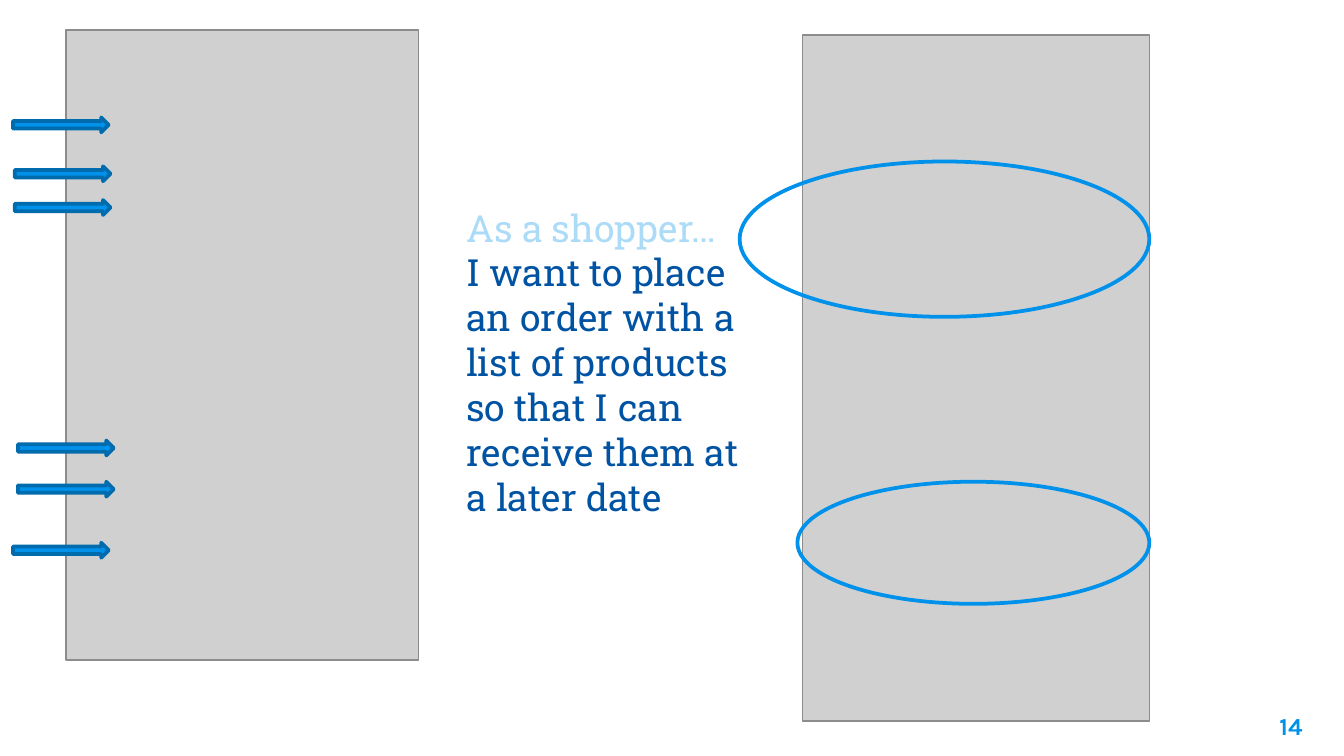
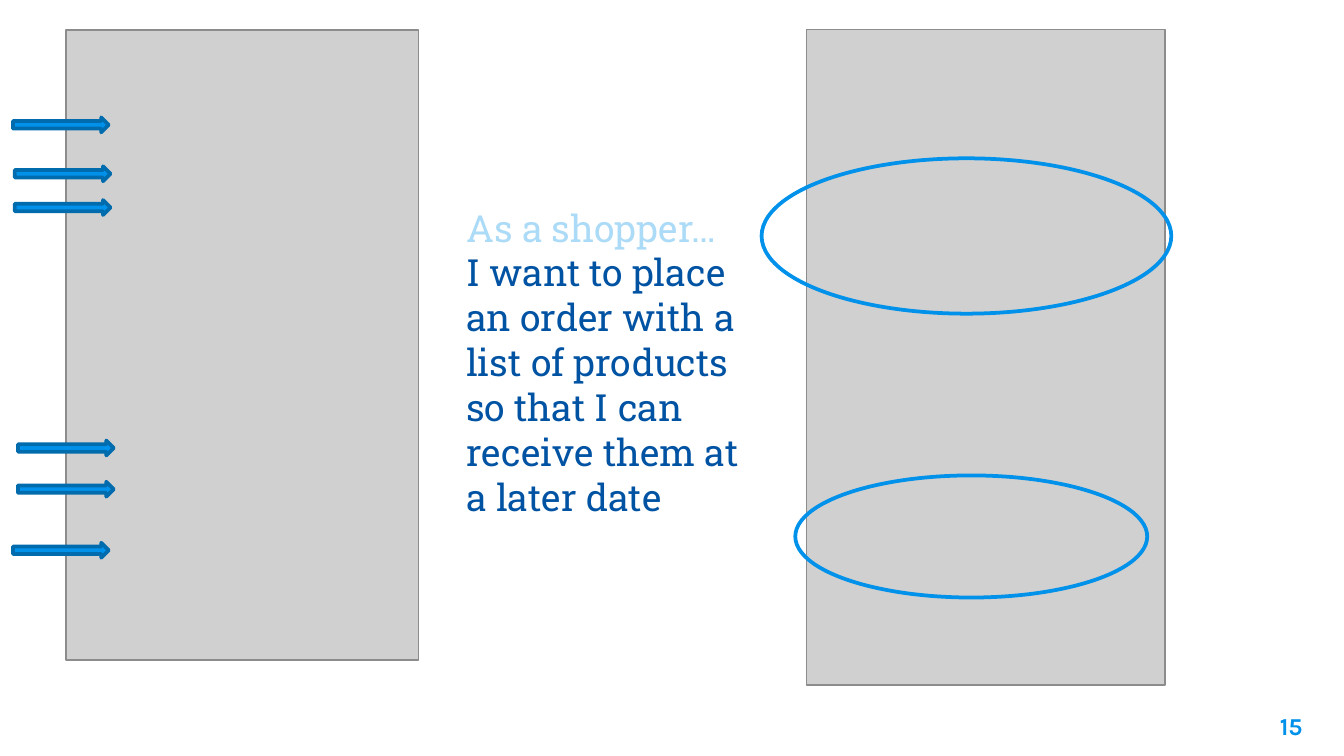
Before and after one commit to benjaminsampica/techtalks, a slide deck: slide 15 of VerticalSliceArchitecture/Vertical Slice Architecture.pptx (slide 14 before the commit). Drawn at 1344x756 pixels with LibreOffice and Linux fonts; fonts in the diff are those of the drawing; grey boxes stand for pictures; background and template pictures are left out. Boxes give left, top, right and bottom in pixels: in the first picture for what was removed or moved away, otherwise in the second. Text is boxed around its words. In the diff, an @@ line names an element or a change of style, - is before the commit and + after.

```diff
--- a/VerticalSliceArchitecture/Vertical Slice Architecture.pptx
+++ b/VerticalSliceArchitecture/Vertical Slice Architecture.pptx
@@ picture: place and size @@
-picture at <box>802,35,1149,720</box>
+picture at <box>806,30,1165,685</box>
@@ ellipse: place and size @@
-ellipse at <box>739,161,1149,317</box>
+ellipse at <box>762,159,1172,314</box>
@@ ellipse: place and size @@
-ellipse at <box>797,481,1149,603</box>
+ellipse at <box>796,476,1148,598</box>
@@ page number at <box>1280,719,1303,736</box>: text changed @@
-14
+15
```
Also in this commit, not shown: 7 other slides changed, 4 slides added, 3 other files.
